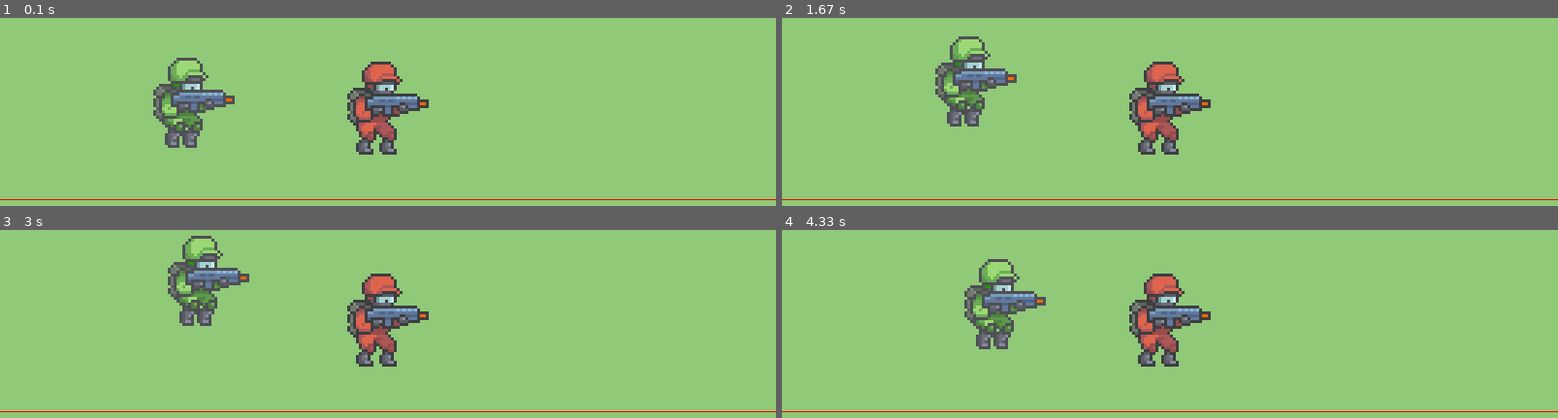
Above: before the commit, frames 1-4 (two rows, left to right).
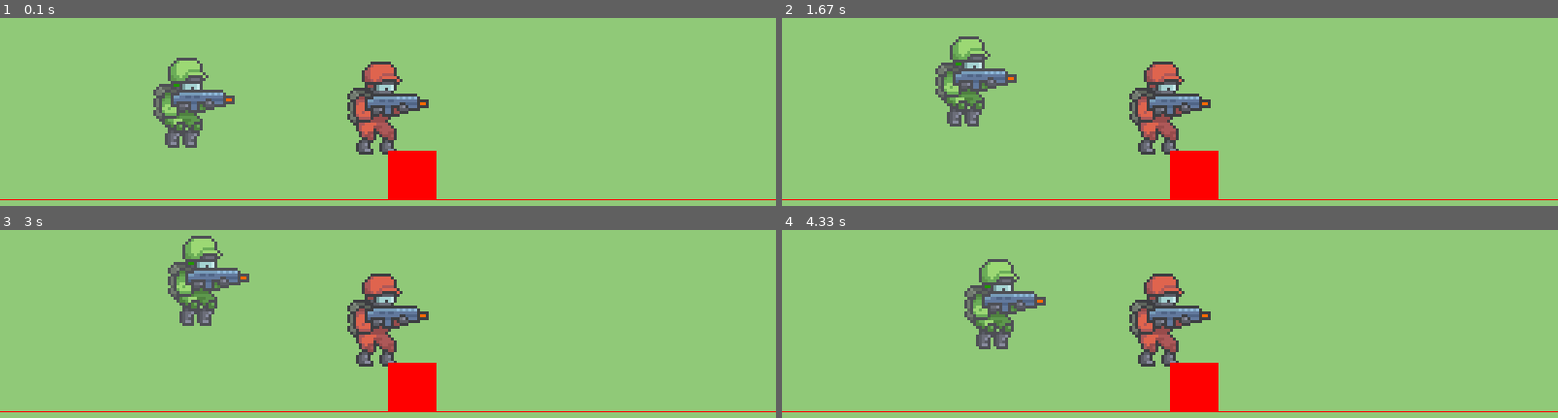
Above: after the commit, the same moments.

Repository: Kikii95/JV-Mini_Studio
Game: pygame game, started from mini Studio/main.py
The game is run twice, just before and just after one commit, with the same random seed, the same clock (stepped at 60 frames per second) and the same inputs.
Inputs:
- Up to frame 1 (0.1 s): no input
- Up to frame 2 (1.67 s): tap Space at 0.33, 0.73, 1.03, 1.23, 1.57 s
- Up to frame 3 (3 s): tap Space at 1.87, 2.07, 2.37, 2.63, 2.97 s; tap D at 2.15 s
- Up to frame 4 (4.33 s): tap Space at 3.27, 3.4, 3.8, 4.1 s; tap D at 3.48 s

The runs differ from the first frame. In frame 1, 1.6% of the frame differs, in the area x 50-57%, y 70-97%; in frame 2, 1.6%; in frame 3, 1.6%; in frame 4, 1.6%.

Commit message:
message when interaction with object

Diff:
--- a/mini Studio/main.py
+++ b/mini Studio/main.py
@@ -22,6 +22,28 @@
 # define colours
 BG = (144, 201, 120)
 RED = (255, 0, 0)
+
+
+# Class for the cube object
+class Object:
+    def __init__(self, x, y, size):
+        self.rect = pygame.Rect(x, y, size, size)
+
+    def draw(self):
+        pygame.draw.rect(screen, RED, self.rect)
+
+
+objet = Object(400, 250, 50)
+
+
+# Function to display text on the screen
+def draw_text(text, font, color, x, y):
+    img = font.render(text, True, color)
+    screen.blit(img, (x, y))
+
+
+# Font initialization
+font = pygame.font.SysFont(None, 40)
 
 
 def draw_bg():
@@ -134,6 +156,7 @@
     player.update_animation()
     player.draw()
     enemy.draw()
+    objet.draw()
 
     # update player actions
     if player.alive:
@@ -167,6 +190,11 @@
             if event.key == pygame.K_d:
                 moving_right = False
 
+    # Check for interactions with the cube
+    if player.rect.colliderect(objet.rect):
+        if pygame.key.get_pressed()[pygame.K_f]:  # Check if 'F' is pressed
+            draw_text("Oui grgrgegeg", font, RED, 400, 100)
+
     pygame.display.update()
 
 pygame.quit()
